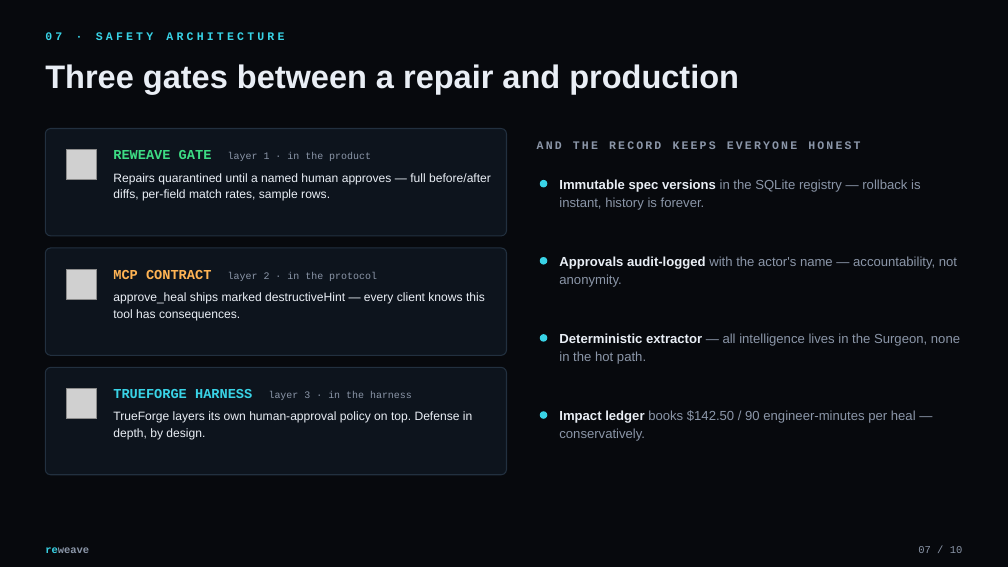
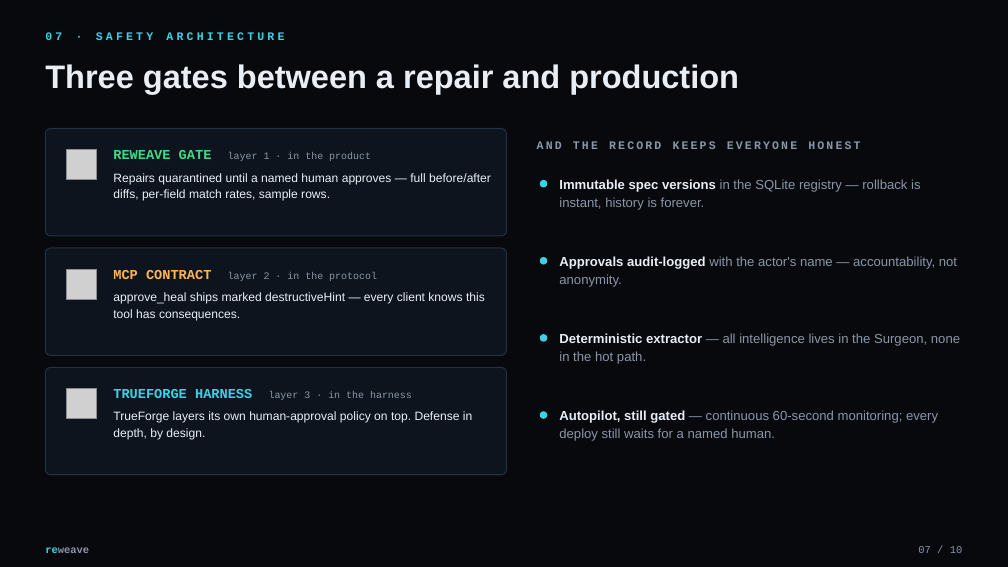
Before and after one commit to vnmoorthy/reweave, a slide deck: slide 7 of docs/reweave-deck.pptx. Drawn at 1008x567 pixels with LibreOffice and Linux fonts; fonts in the diff are those of the drawing; grey boxes stand for pictures. Boxes give left, top, right and bottom in pixels: in the first picture for what was removed or moved away, otherwise in the second. Text is boxed around its words. In the diff, an @@ line names an element or a change of style, - is before the commit and + after.

```diff
--- a/docs/reweave-deck.pptx
+++ b/docs/reweave-deck.pptx
@@ text at (x1=559, y1=410, x2=938, y2=441): text changed @@
-Impact ledger books $142.50 / 90 engineer-minutes per heal — conservatively.
+Autopilot, still gated — continuous 60-second monitoring; every deploy still waits for a named human.
```
Also in this commit, not shown: 6 other slides changed, 1 other file.
